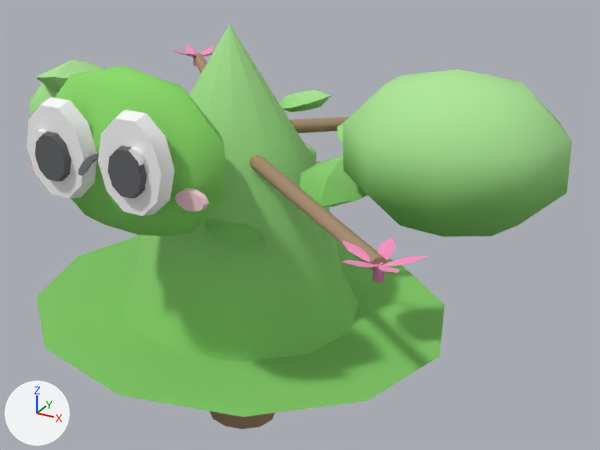
What one commit did to the glTF model web-forest/public/model/species/bauhinia-purpurea.glb.
One viewpoint serves both versions: a 50 mm camera at (0.879, -1.479, 1.275) aimed at (0.043, 0.041, 0.516). The lights are fixed; the arrows at lower left show +X, +Y and +Z. The first picture is the older version. Vertices at exactly the same position are counted once.

Objects in the first picture: 'p10', 'p11', 'p12', 'p13', 'p14', 'p15', 'p9', 'trunk'.
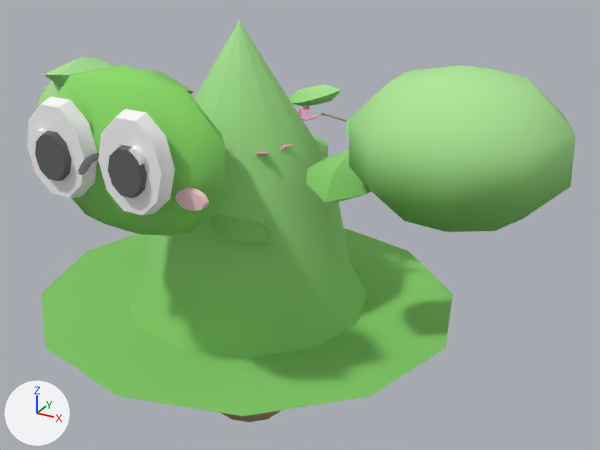
ob_body is not drawn itself; it is the parent of ob_trunk, ob_p0, ob_p1, ob_p2, ob_p3, ob_p4, ob_p5, ob_p6.

The change, as a list of edits to the scene's bpy script:
```text
Change me_mesh_0:
    used by ob_trunk; parent = ob_body; location = (0.0, 0.0, 0.0)
    remove me_mesh_0.from_pydata(...)  # 380 vertices, 712 faces; spans x -0.431..0.431, y -0.465..0.431, z 0.0..1.0
    add me_mesh_0.from_pydata(...)  # 380 vertices, 712 faces; spans x -0.431..0.431, y -0.458..0.431, z 0.0..1.0
    me_mesh_0 part 1: the loose piece of 42 vertices spanning x -0.176..0.176, y -0.408..-0.259, z 0.643..0.98 is scaled about its middle by (1, 0.921, 1), then moved by (0.0, -0.004, 0.0)
    me_mesh_0 part 2: the loose piece of 22 vertices spanning x 0.009..0.134, y -0.437..-0.409, z 0.739..0.926 is scaled about its middle by (1, 0.921, 1), then moved by (0.0, 0.004, 0.0)
    me_mesh_0 part 3: the loose piece of 22 vertices spanning x 0.039..0.104, y -0.451..-0.432, z 0.779..0.872 is moved by (0.0, 0.005, 0.0)
    me_mesh_0 part 4: the loose piece of 22 vertices spanning x 0.073..0.103, y -0.447..-0.436, z 0.839..0.874 is moved by (0.0, 0.005, 0.0)
    me_mesh_0 part 5: the loose piece of 22 vertices spanning x -0.134..-0.009, y -0.437..-0.409, z 0.739..0.926 is scaled about its middle by (1, 0.921, 1), then moved by (0.0, 0.004, 0.0)
    me_mesh_0 part 6: the loose piece of 22 vertices spanning x -0.104..-0.039, y -0.451..-0.432, z 0.779..0.872 is moved by (0.0, 0.005, 0.0)
    me_mesh_0 part 7: the loose piece of 22 vertices spanning x -0.103..-0.073, y -0.447..-0.436, z 0.839..0.874 is moved by (0.0, 0.005, 0.0)
    me_mesh_0 part 8: the loose piece of 38 vertices spanning x -0.009..0.009, y -0.465..-0.381, z 0.813..0.836 is scaled about its middle by (1, 0.921, 1), then moved by (0.0, 0.004, 0.0)
    me_mesh_0 part 9: all 11 vertices in x 0.119..0.171, y -0.392, z 0.752..0.788 are moved by (0.0, 0.001, 0.0)
    me_mesh_0 part 10: all 11 vertices in x -0.171..-0.119, y -0.392, z 0.752..0.788 are moved by (0.0, 0.001, 0.0)
Change me_mesh_10:
    used by ob_p10; parent = ob_body; location = (0.0, 0.0, 0.733)
    remove me_mesh_10.from_pydata(...)  # 85 vertices, 152 faces; spans x -0.01..0.508, y -0.451..0.013, z -0.025..0.023
    add me_mesh_10.from_pydata(...)  # 85 vertices, 152 faces; spans x -0.002..0.132, y -0.12..0.002, z -0.025..0.023
    me_mesh_10 part 11: the loose piece of 65 vertices spanning x 0.387..0.508, y -0.451..-0.332, z -0.025..0.023 is moved by (-0.376, 0.332, 0.0)
    me_mesh_10 part 12: the loose piece of 20 vertices spanning x -0.01..0.456, y -0.401..0.013, z -0.016..0.016 is scaled about the mesh origin by (0.159, 0.154, 0.157)
Change me_mesh_12:
    used by ob_p12; parent = ob_body; location = (0.0, 0.0, 0.764)
    remove me_mesh_12.from_pydata(...)  # 110 vertices, 196 faces; spans x -0.049..0.493, y -0.011..0.473, z -0.025..0.023
    add me_mesh_12.from_pydata(...)  # 85 vertices, 152 faces; spans x -0.002..0.134, y -0.002..0.131, z -0.025..0.023
    me_mesh_12 part 13: the loose piece of 65 vertices spanning x 0.372..0.493, y 0.353..0.473, z -0.025..0.023 is moved by (-0.359, -0.342, 0.0)
    me_mesh_12 part 14: 30 vertices removed from x -0.049..0.441, y -0.011..0.422, z -0.016..0.016; 19 vertices added at x -0.002..0.075, y -0.002..0.072, z -0.003..0.003
    other edits to the shape of me_mesh_12 do not show in these pictures
Change me_mesh_14:
    used by ob_p14; parent = ob_body; location = (0.0, 0.0, 0.795)
    remove me_mesh_14.from_pydata(...)  # 85 vertices, 152 faces; spans x -0.411..0.012, y -0.01..0.508, z -0.025..0.023
    add me_mesh_14.from_pydata(...)  # 85 vertices, 152 faces; spans x -0.114..0.003, y -0.002..0.136, z -0.025..0.023
    me_mesh_14 part 15: the loose piece of 65 vertices spanning x -0.411..-0.293, y 0.386..0.508, z -0.025..0.023 is moved by (0.296, -0.372, 0.0)
    me_mesh_14 part 16: the loose piece of 20 vertices spanning x -0.362..0.012, y -0.01..0.455, z -0.016..0.016 is scaled about the mesh origin by (0.158, 0.169, 0.164)
Change ob_body:
    ob_body.location: (-0.0889, -0.0218, 0.0) -> (-0.0889, 0.0153, 0.0)
    ob_body.scale: (1.17, 1.01, 0.965) -> (1.17, 1.11, 0.965)
```

Pixel boxes (x1, y1, x2, y2) of what changed, in the pictures (600 x 450 px; the box of a moved part takes in the faces that stretch with it):
'trunk', reshaped, moved, rescaled: before (27, 24, 445, 429); after (27, 21, 453, 422)
'p15', moved, rescaled: before (35, 60, 572, 237); after (44, 57, 576, 232)
'p10', moved, rescaled: before (249, 155, 427, 283); after (228, 144, 292, 155)
'p11', moved, rescaled: before (29, 83, 367, 207); after (38, 80, 371, 203)
'p9', moved, rescaled (6% wider): before (205, 142, 316, 247); after (210, 132, 328, 242)
'p13', moved, rescaled: before (279, 90, 332, 112); after (222, 84, 342, 138)
'p12', reshaped, moved, rescaled (mostly hidden afterwards): before (290, 117, 349, 133); after (297, 105, 322, 121)
'p14', reshaped, moved, rescaled (not visible afterwards): before (171, 44, 215, 73)
part 1 of me_mesh_0, moved or reshaped: before (55, 65, 226, 236); after (55, 65, 227, 236)
part 2 of me_mesh_0, moved or reshaped: before (98, 110, 175, 216); after (98, 109, 175, 215)
part 3 of me_mesh_0, moved or reshaped: before (108, 146, 147, 198); after (108, 145, 147, 198)
part 4 of me_mesh_0, moved or reshaped: before (128, 147, 146, 166); after (129, 146, 146, 165)
part 5 of me_mesh_0, moved or reshaped: before (27, 97, 97, 198); after (27, 96, 98, 198)
part 6 of me_mesh_0, moved or reshaped: before (35, 131, 71, 182); after (35, 130, 71, 181)
part 7 of me_mesh_0, moved or reshaped: before (34, 129, 47, 143); after (34, 128, 47, 142)
part 8 of me_mesh_0, moved or reshaped: before (78, 154, 99, 176); after (78, 153, 99, 175)
part 9 of me_mesh_0, moved or reshaped: before (175, 188, 209, 212); after (175, 187, 209, 211)
part 10 of me_mesh_0, moved or reshaped: (30, 161, 35, 173) in both
part 11 of me_mesh_10, moved or reshaped: before (341, 237, 427, 283); after (228, 144, 292, 155)
part 12 of me_mesh_10, moved or reshaped (not visible afterwards): before (249, 155, 387, 271)
part 13 of me_mesh_12, moved or reshaped (not visible before): after (297, 105, 322, 121)
part 14 of me_mesh_12, moved or reshaped (not visible afterwards): before (290, 117, 349, 133)
part 15 of me_mesh_14, moved or reshaped (not visible afterwards): before (171, 44, 215, 66)
part 16 of me_mesh_14, moved or reshaped (not visible afterwards): before (193, 53, 207, 73)
